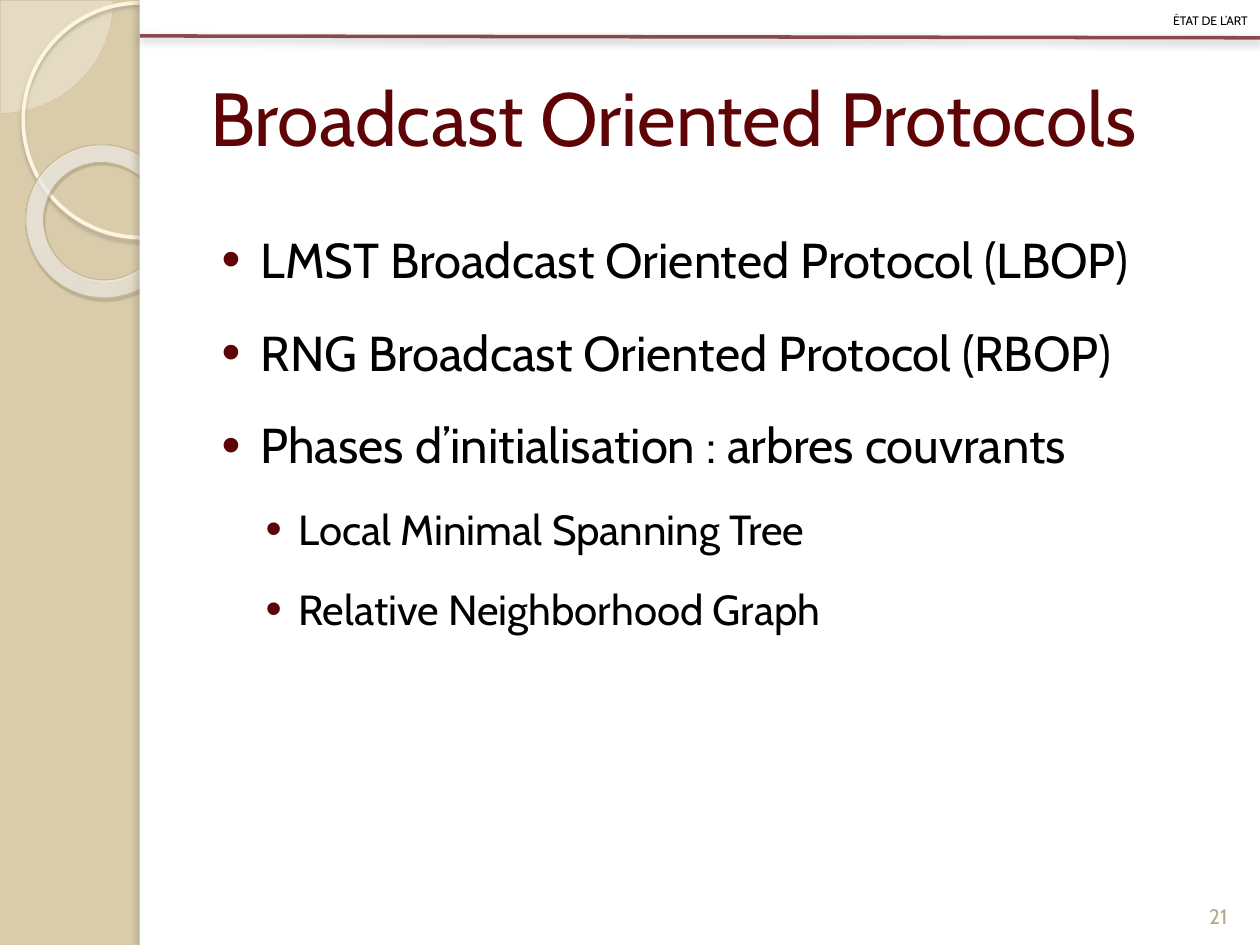
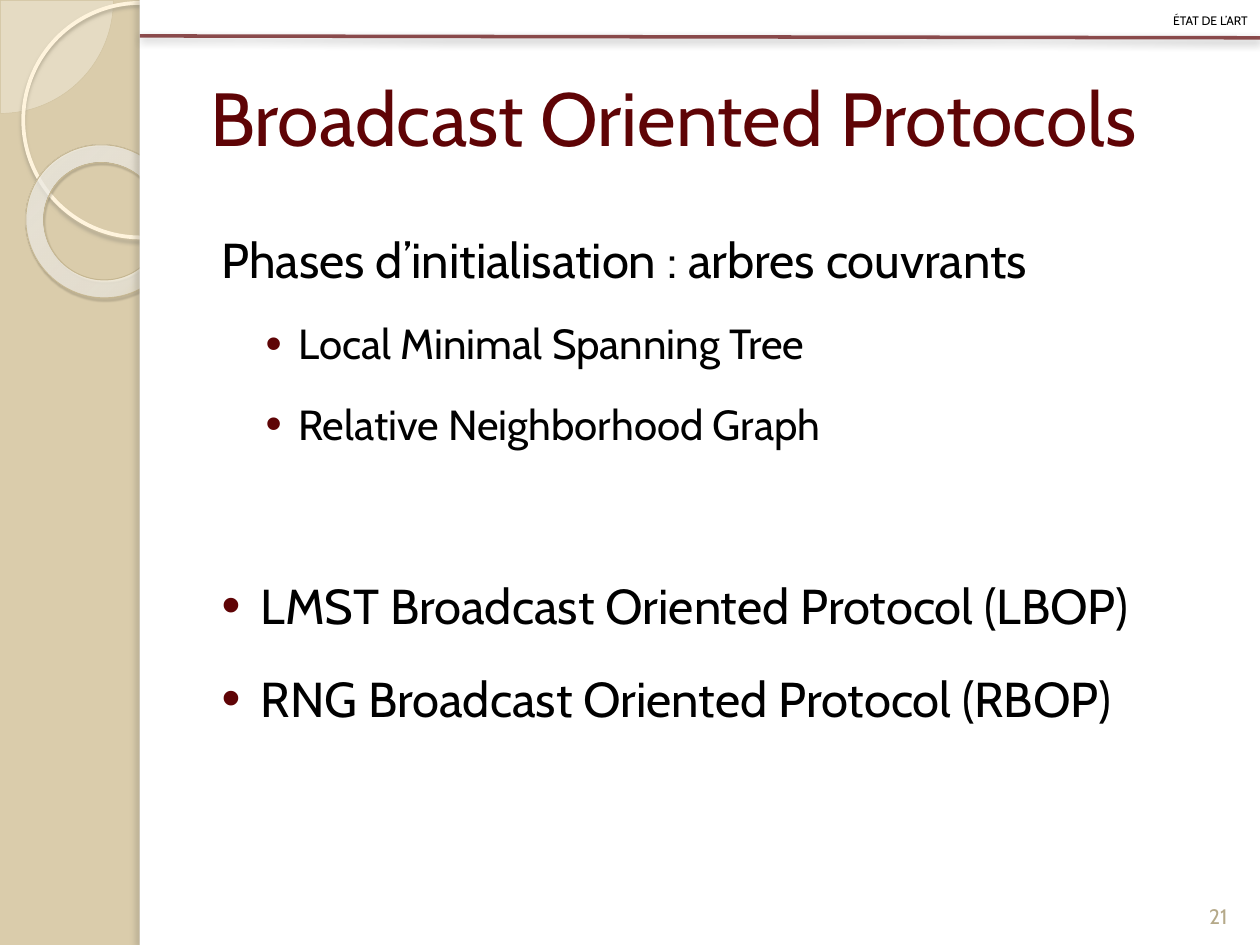
Before and after one commit to Patre/Energy-saving-in-sensors--networks, a slide deck: slide 21 of Redaction/Presentation/pres .pptx. Drawn at 1260x945 pixels with LibreOffice and Linux fonts; fonts in the diff are those of the drawing. Boxes give left, top, right and bottom in pixels: in the first picture for what was removed or moved away, otherwise in the second. Text is boxed around its words. In the diff, an @@ line names an element or a change of style, - is before the commit and + after.

```diff
--- a/Redaction/Presentation/pres .pptx
+++ b/Redaction/Presentation/pres .pptx
@@ text at <box>222,241,1027,279</box>: bullet • to none @@
@@ text at <box>261,241,1127,378</box>: paragraphs removed @@
-• LMST Broadcast Oriented Protocol (LBOP)
-• RNG Broadcast Oriented Protocol (RBOP)
@@ text at <box>261,587,1127,724</box>: paragraphs added @@
+• LMST Broadcast Oriented Protocol (LBOP)
+• RNG Broadcast Oriented Protocol (RBOP)
```
Also in this commit, not shown: 14 other slides changed, 1 slide added, 4 slides removed.
